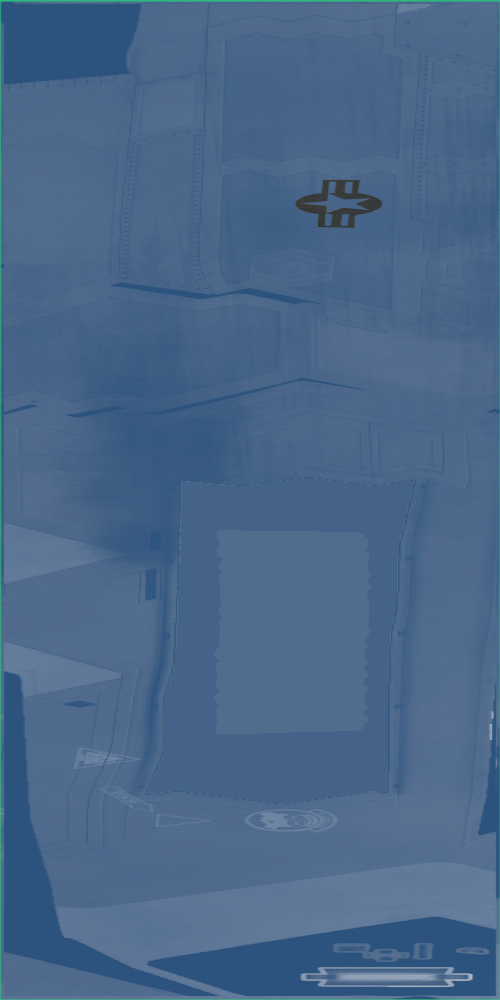
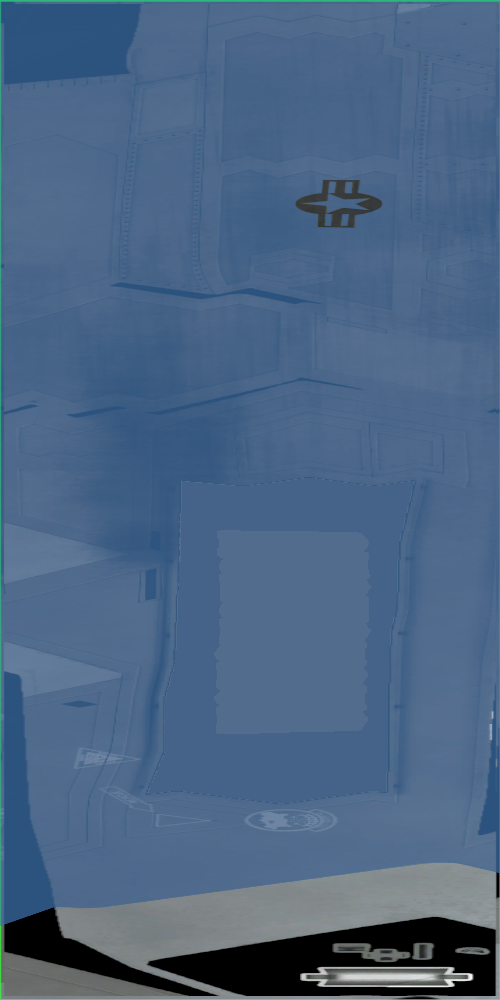
Layered file, before and after one edit (500×1000). Changes by layer:
added layer "SIDEL.dds copy" above "SIDEL.png" over left=0, top=862, right=500, bottom=1000
